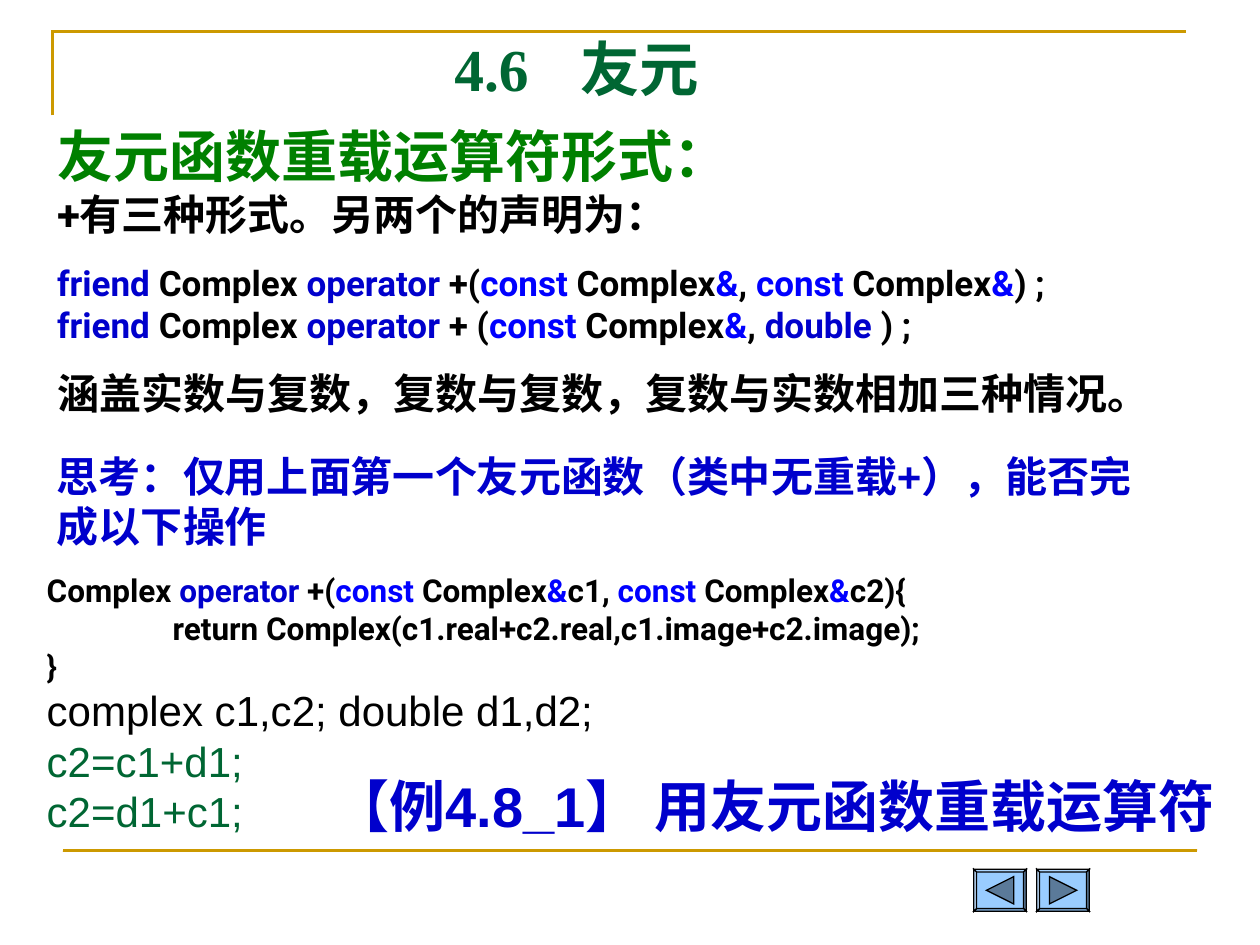
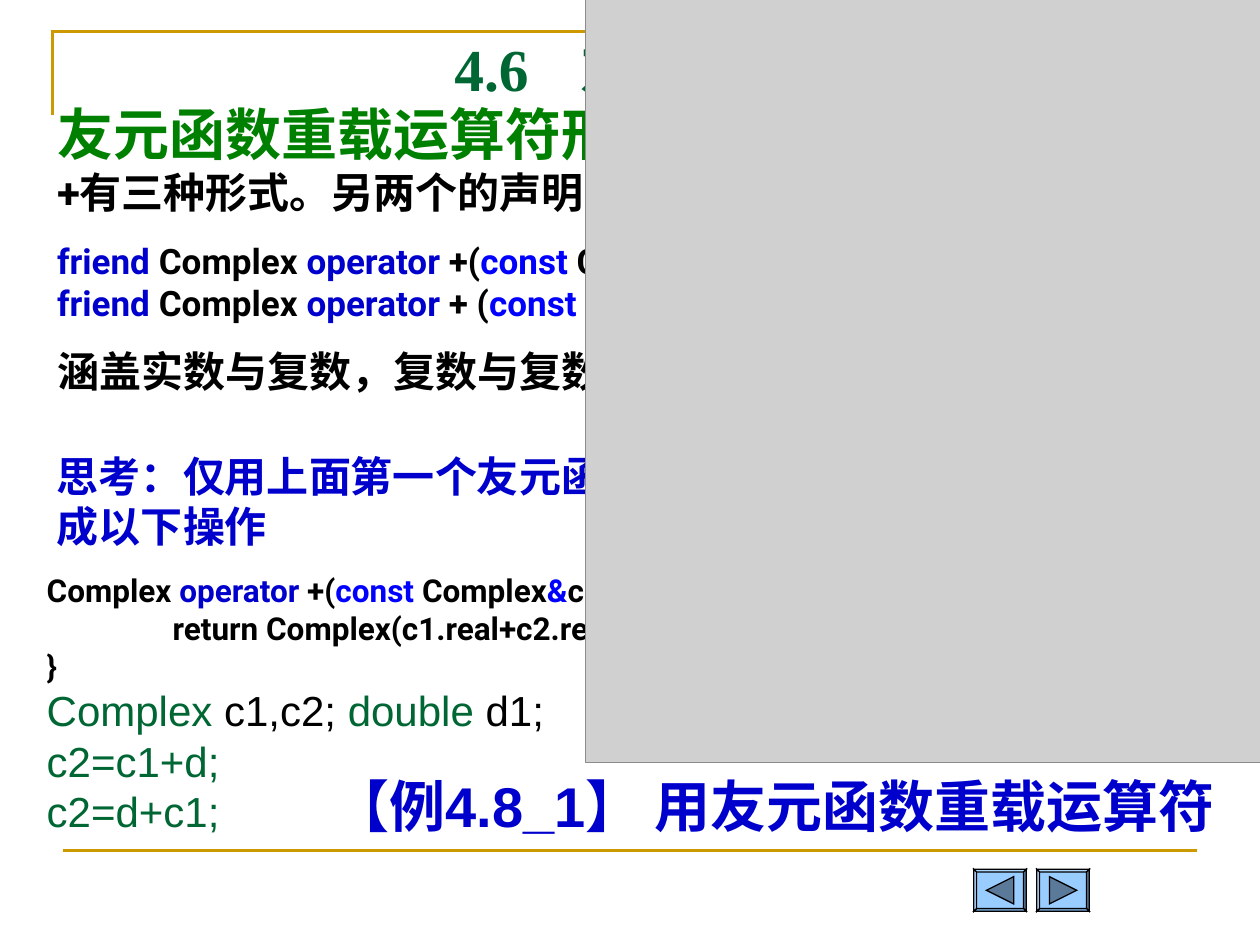
Before and after one commit to Changhe160/Changhe160.github.io, a slide deck: slide 60 of teachingRes/Cplusplus/unit04类与对象.ppt. Drawn at 1260x945 pixels with LibreOffice and Linux fonts; fonts in the diff are those of the drawing; grey boxes stand for pictures. Boxes give left, top, right and bottom in pixels: in the first picture for what was removed or moved away, otherwise in the second. Text is boxed around its words. In the diff, an @@ line names an element or a change of style, - is before the commit and + after.

```diff
--- a/teachingRes/Cplusplus/unit04类与对象.ppt
+++ b/teachingRes/Cplusplus/unit04类与对象.ppt
@@ picture added at [586,0,1260,762] @@
@@ text "友元函数重载运算符形式：" rewrapped from [57,129,1149,415] to [57,99,1149,397] @@
@@ text at [47,695,544,833]: text changed; text colour #000000 to #006633 @@
-complex c1,c2; double d1,d2;
-c2=c1+d1;
-c2=d1+c1;
+Complex c1,c2; double d1;
+c2=c1+d;
+c2=d+c1;
```
Also in this commit, not shown: 9 other slides changed, 2 slides added, 1 slide removed, 1 other file.
